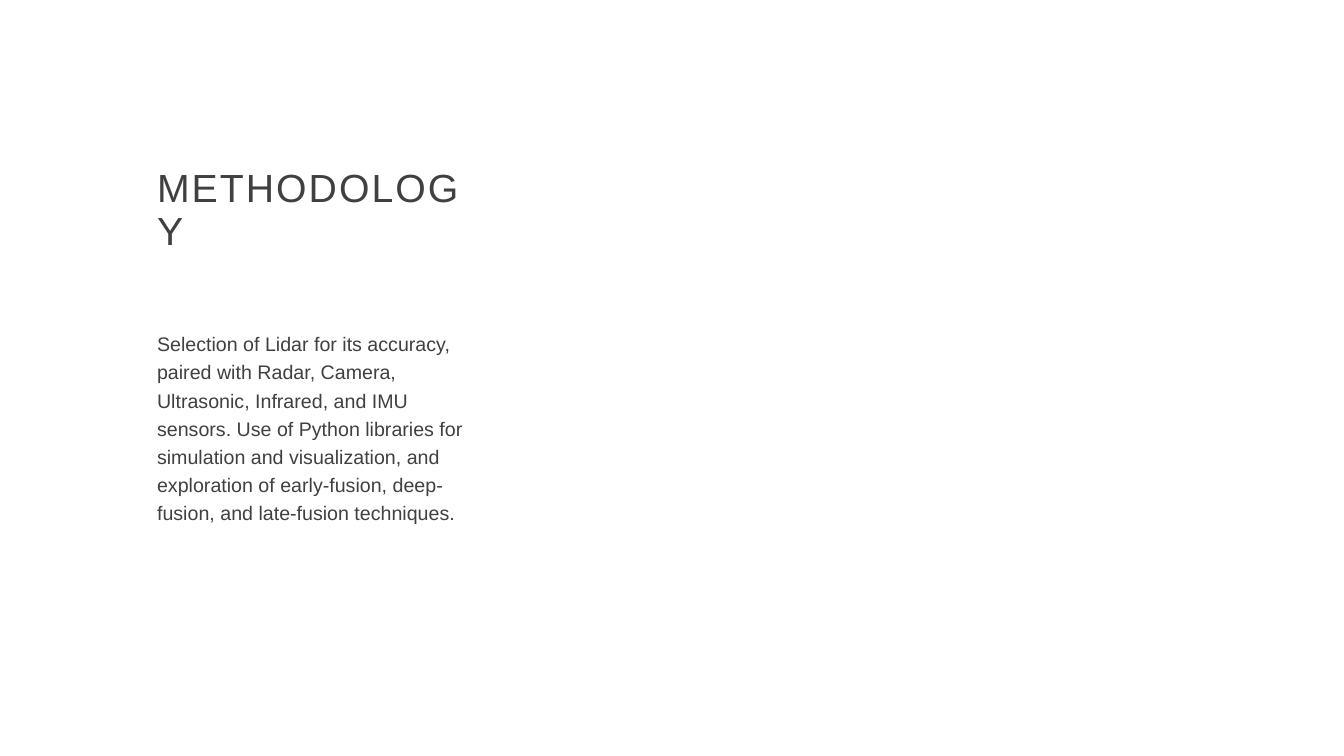
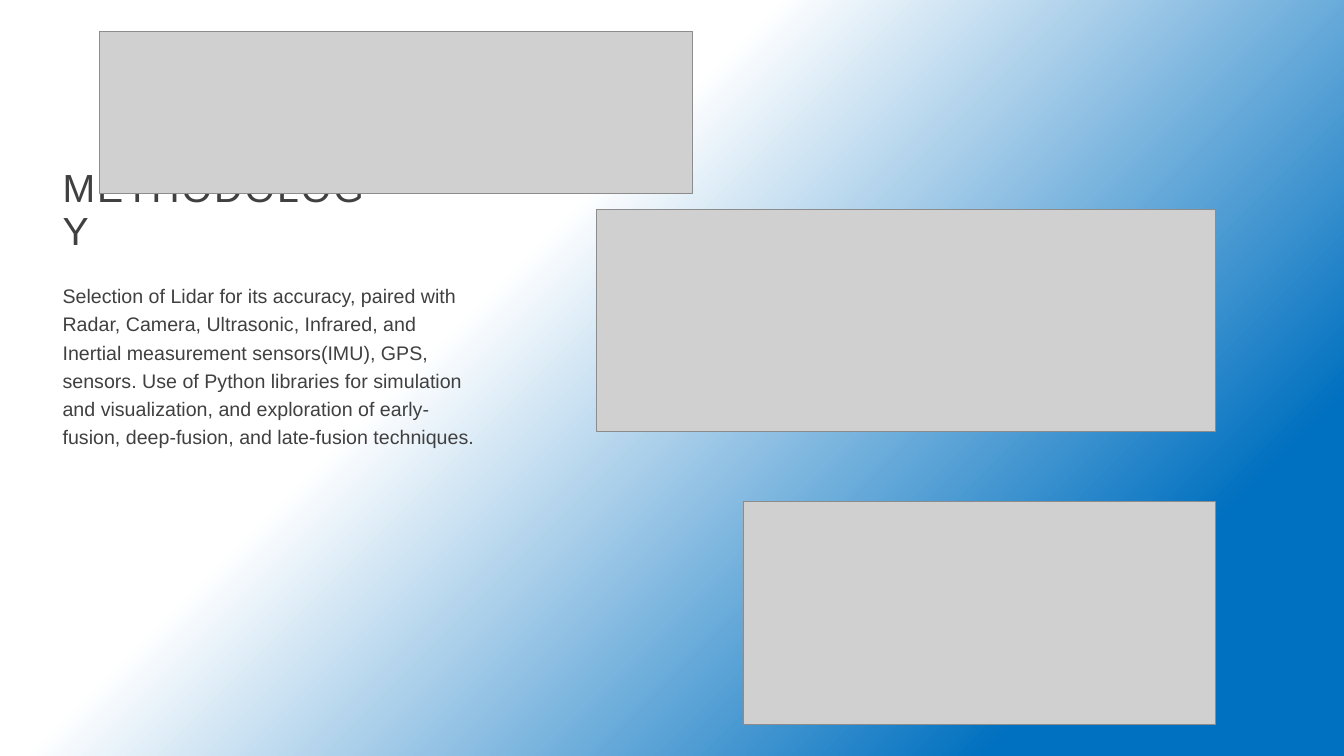
Before and after one commit to gauravsurtani/AI-and-Data-Engineering, a slide deck: slide 4 of Final_Project/Project Proposal/Project-Proposal-Presentation.pptx (slide 5 before the commit). Drawn at 1344x756 pixels with LibreOffice and Linux fonts; fonts in the diff are those of the drawing; grey boxes stand for pictures; background and template pictures are left out. Boxes give left, top, right and bottom in pixels: in the first picture for what was removed or moved away, otherwise in the second. Text is boxed around its words. In the diff, an @@ line names an element or a change of style, - is before the commit and + after.

```diff
--- a/Final_Project/Project Proposal/Project-Proposal-Presentation.pptx
+++ b/Final_Project/Project Proposal/Project-Proposal-Presentation.pptx
@@ background #FFFFFF to gradient #FFFFFF to #0070C0 @@
@@ picture added at bbox=[100, 31, 693, 193] @@
@@ title "METHODOLOGY": place and size @@
-title "METHODOLOGY" at bbox=[147, 113, 497, 259]
+title "METHODOLOGY" at bbox=[52, 113, 402, 259]
@@ picture added at bbox=[597, 210, 1216, 433] @@
@@ text at bbox=[63, 288, 473, 448]: text changed @@
-Selection of Lidar for its accuracy, paired with Radar, Camera, Ultrasonic, Infrared, and IMU sensors. Use of Python libraries for simulation and visualization, and exploration of early-fusion, deep-fusion, and late-fusion techniques.
+Selection of Lidar for its accuracy, paired with Radar, Camera, Ultrasonic, Infrared, and Inertial measurement sensors(IMU), GPS, sensors. Use of Python libraries for simulation and visualization, and exploration of early-fusion, deep-fusion, and late-fusion techniques.
@@ picture added at bbox=[743, 502, 1216, 725] @@
```
Also in this commit, not shown: 7 other slides changed, 1 slide removed, 33 other files.
